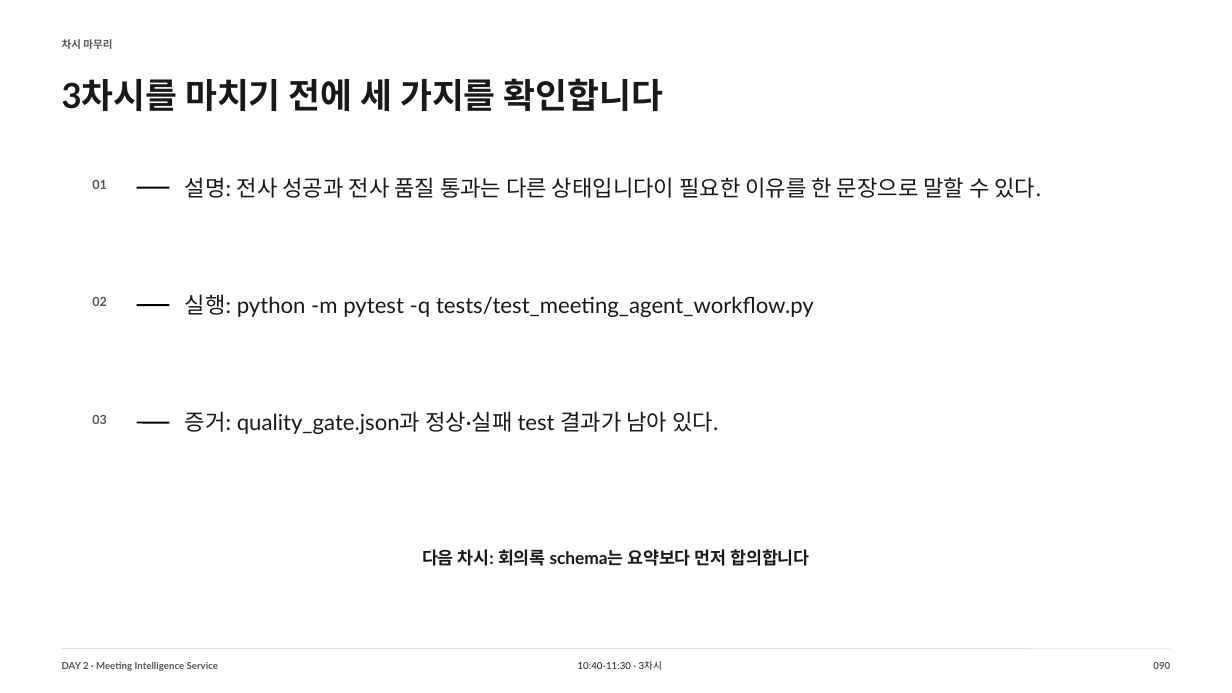
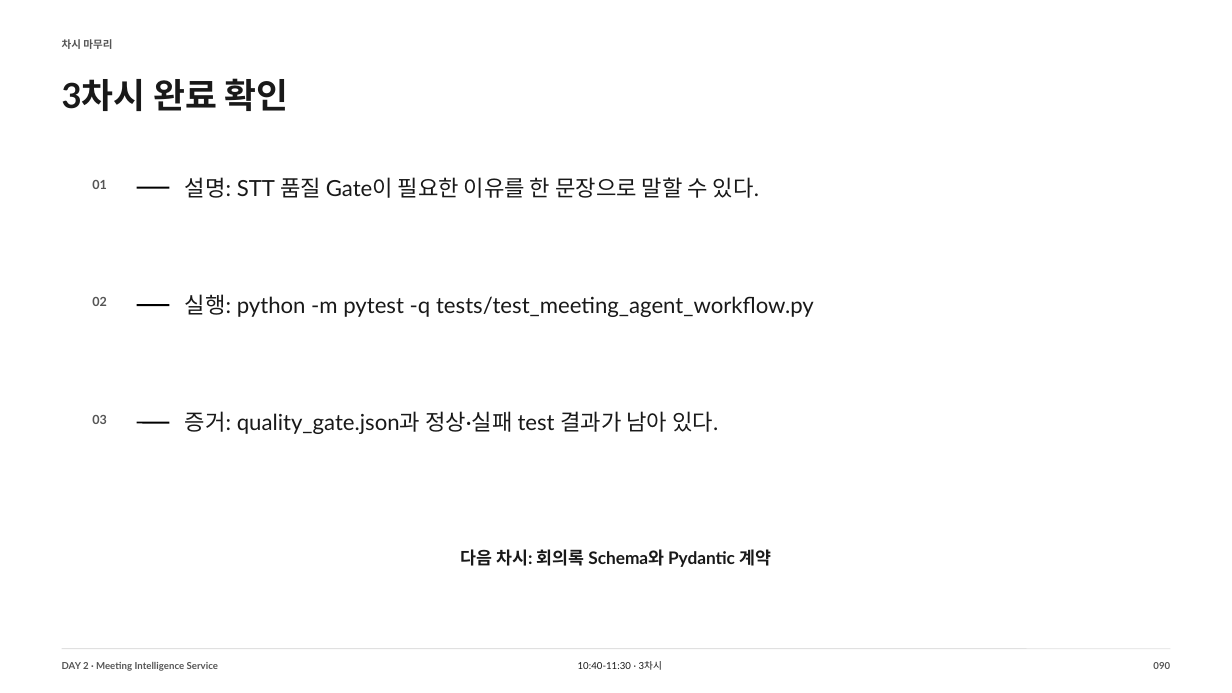
Before and after one commit to smilesjcha/llm-agent-and-workflow-automation, a slide deck: slide 90 of slides/IPA_LLM_Agent_업무자동화_Day2_MUSINSA_DRAFT_240p.pptx. Drawn at 1232x693 pixels with LibreOffice and Linux fonts; fonts in the diff are those of the drawing. Boxes give left, top, right and bottom in pixels: in the first picture for what was removed or moved away, otherwise in the second. Text is boxed around its words. In the diff, an @@ line names an element or a change of style, - is before the commit and + after.

```diff
--- a/slides/IPA_LLM_Agent_업무자동화_Day2_MUSINSA_DRAFT_240p.pptx
+++ b/slides/IPA_LLM_Agent_업무자동화_Day2_MUSINSA_DRAFT_240p.pptx
@@ text at [62, 78, 289, 111]: text changed @@
-3차시를 마치기 전에 세 가지를 확인합니다
+3차시 완료 확인
@@ text at [185, 177, 759, 198]: text changed @@
-설명: 전사 성공과 전사 품질 통과는 다른 상태입니다이 필요한 이유를 한 문장으로 말할 수 있다.
+설명: STT 품질 Gate이 필요한 이유를 한 문장으로 말할 수 있다.
@@ text at [461, 549, 771, 567]: text changed @@
-다음 차시: 회의록 schema는 요약보다 먼저 합의합니다
+다음 차시: 회의록 Schema와 Pydantic 계약
```
Also in this commit, not shown: 239 other slides changed, 7 other files.
